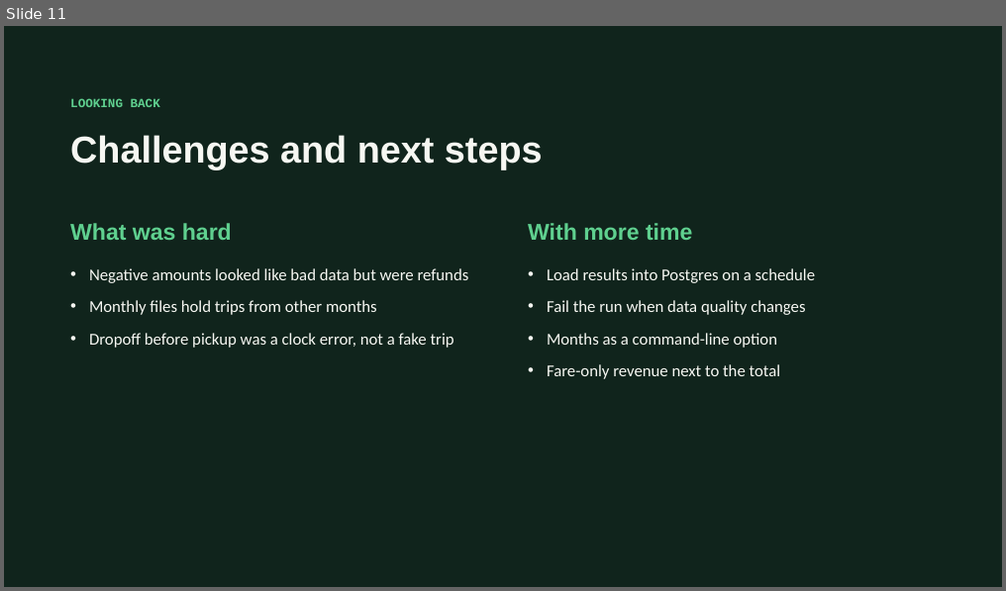
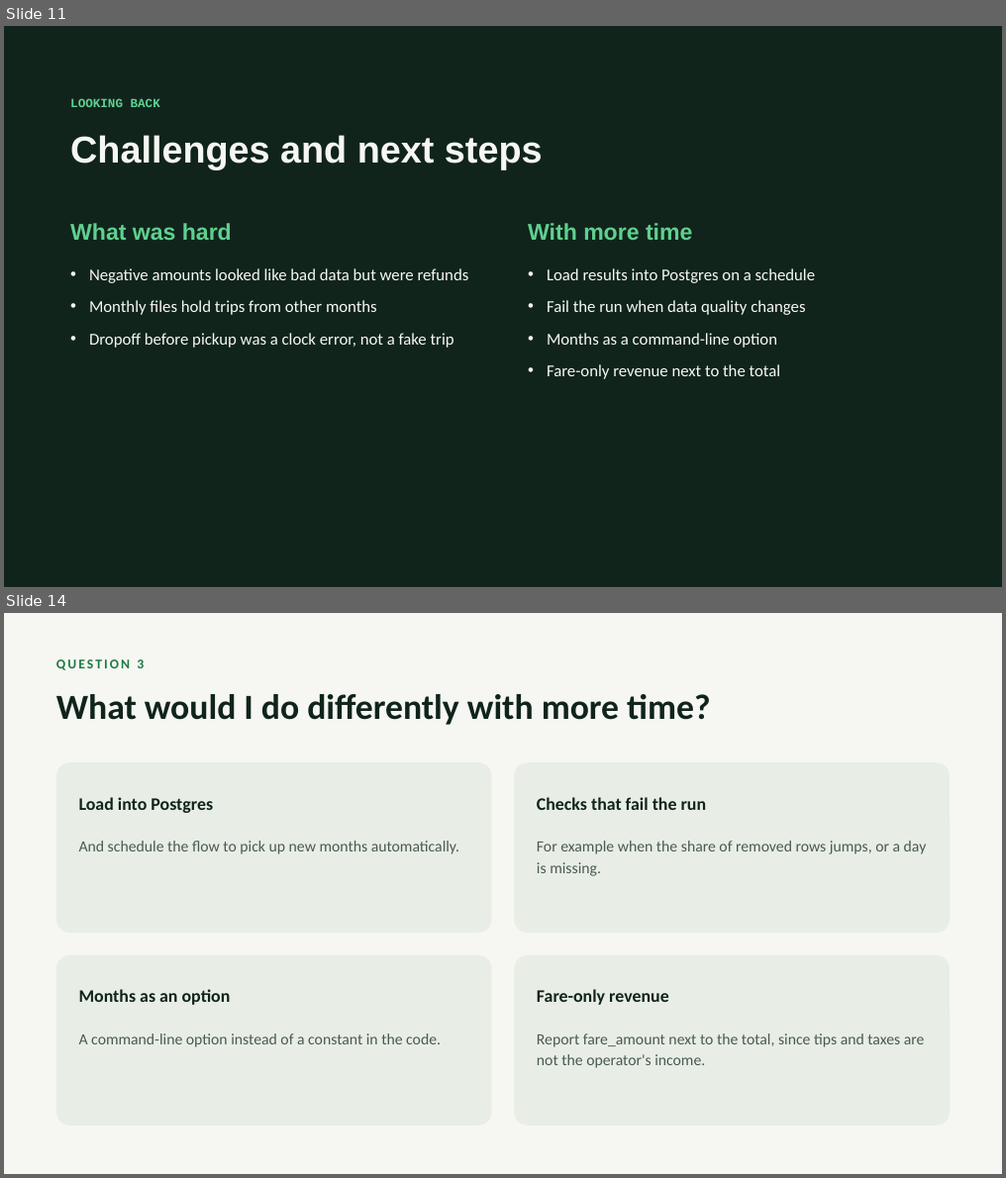
Before and after one commit to jeevan516/Data-pipeline-project, a slide deck: presentation/green-taxi-daily-revenue.pptx. Shown one above the other, each under a label of ours: slide 11 before the commit, slides 11 and 14 after it; the slides between them are not shown. The pictures are 1006x591 and 1006x1178 pixels, drawn with LibreOffice and Linux fonts; fonts in the diff are those of the drawing. Boxes give left, top, right and bottom in pixels: in the first picture for what was removed or moved away, otherwise in the second. Text is boxed around its words. In the diff, an @@ line names an element or a change of style, - is before the commit and + after.

Commit message:
Add the three project questions to the presentation
Three slides at the end answer the review questions from the README: the
steps taken, the challenges, and what to do with more time.

```diff
--- a/presentation/green-taxi-daily-revenue.pptx
+++ b/presentation/green-taxi-daily-revenue.pptx
@@ slide 14 added at (4,613,1002,1174), background #F6F7F2 @@
@@ text added at (56,660,144,670), 13 pt, text #1F7A45, bold @@
+QUESTION 3
@@ text added at (56,694,710,725), 34 pt, text #10241C, bold @@
+What would I do differently with more time?
@@ rounded rectangle added at (56,762,492,933), fill #E8EEE6 @@
@@ rounded rectangle added at (515,762,950,933), fill #E8EEE6 @@
@@ text added at (79,797,213,813), 17 pt, text #10241C, bold @@
+Load into Postgres
@@ text added at (537,797,707,810), 17 pt, text #10241C, bold @@
+Checks that fail the run
@@ text added at (79,841,459,855), 15 pt, text #4A5A52 @@
+And schedule the flow to pick up new months automatically.
@@ text added at (537,841,927,876), 15 pt, text #4A5A52 @@
+For example when the share of removed rows jumps, or a day is missing.
@@ rounded rectangle added at (56,956,492,1125), fill #E8EEE6 @@
@@ rounded rectangle added at (515,956,950,1125), fill #E8EEE6 @@
@@ text added at (79,989,231,1005), 17 pt, text #10241C, bold @@
+Months as an option
@@ text added at (537,989,669,1005), 17 pt, text #10241C, bold @@
+Fare-only revenue
@@ text added at (79,1034,441,1048), 15 pt, text #4A5A52 @@
+A command-line option instead of a constant in the code.
@@ text added at (537,1034,925,1068), 15 pt, text #4A5A52 @@
+Report fare_amount next to the total, since tips and taxes are not the operator's income.
```
Also in this commit, not shown: 2 other slides added.
